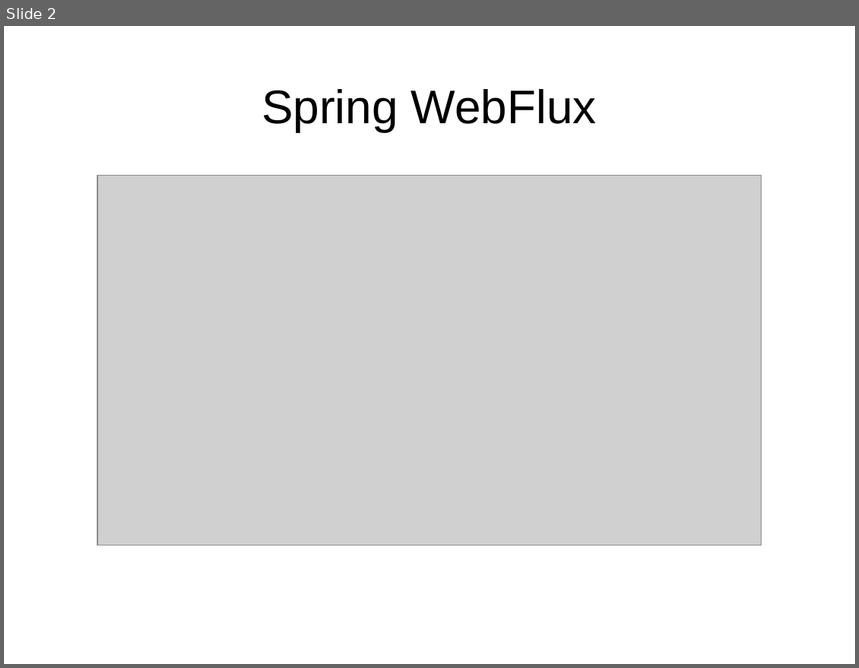
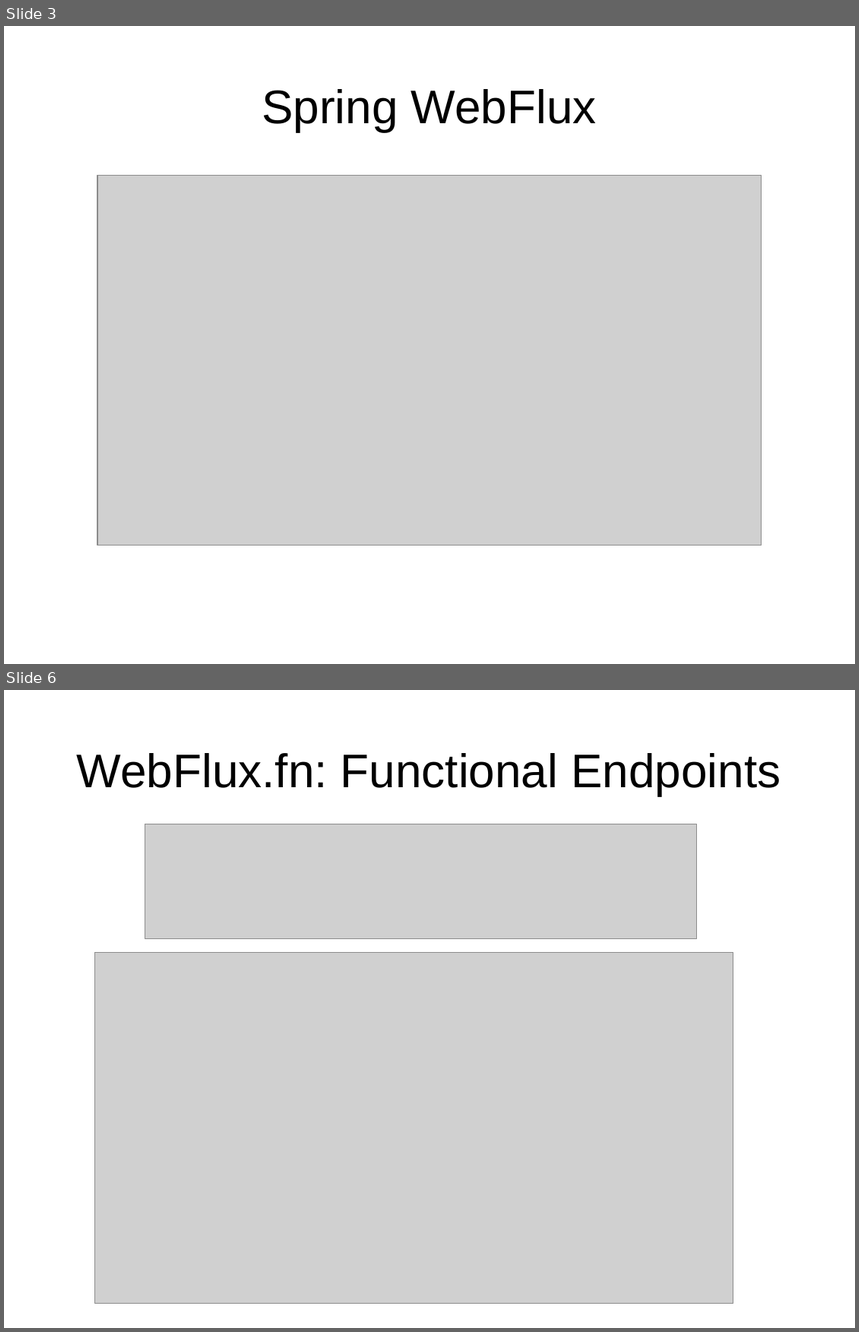
Before and after one commit to arturisimo/reactive-webflux, a slide deck: intro.odp. Shown one above the other, each under a label of ours: slide 2 before the commit, slides 3 and 6 after it; the slides between them are not shown. The pictures are 859x668 and 859x1332 pixels, drawn with LibreOffice and Linux fonts; fonts in the diff are those of the drawing; grey boxes stand for pictures. Boxes give left, top, right and bottom in pixels: in the first picture for what was removed or moved away, otherwise in the second. Text is boxed around its words. In the diff, an @@ line names an element or a change of style, - is before the commit and + after.

Commit message:
presentacion

```diff
--- a/intro.odp
+++ b/intro.odp
@@ slide 6 added at (x1=4, y1=690, x2=855, y2=1328), background #FFFFFF @@
@@ title added at (x1=77, y1=753, x2=781, y2=796), 44 pt, text #000000 @@
+WebFlux.fn: Functional Endpoints
@@ picture added at (x1=145, y1=825, x2=698, y2=939) @@
@@ picture added at (x1=95, y1=953, x2=734, y2=1304) @@
@@ what was slide 2 is now slide 3 @@
```
Also in this commit, not shown: 2 other slides added.
